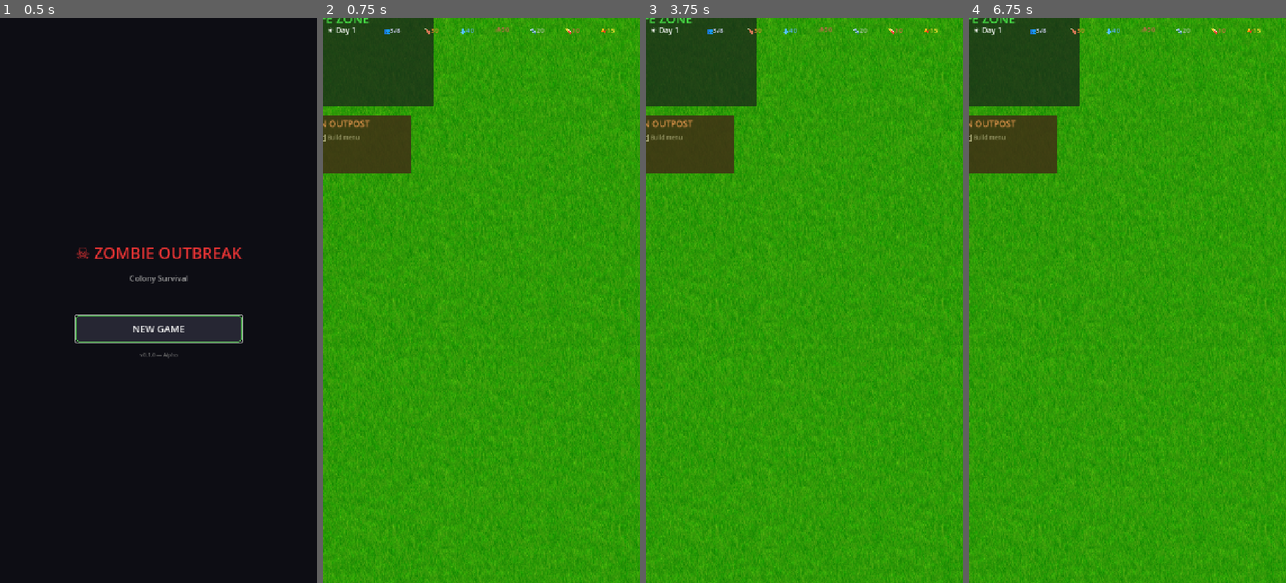
Above: before the commit, frames 1-4 (left to right).
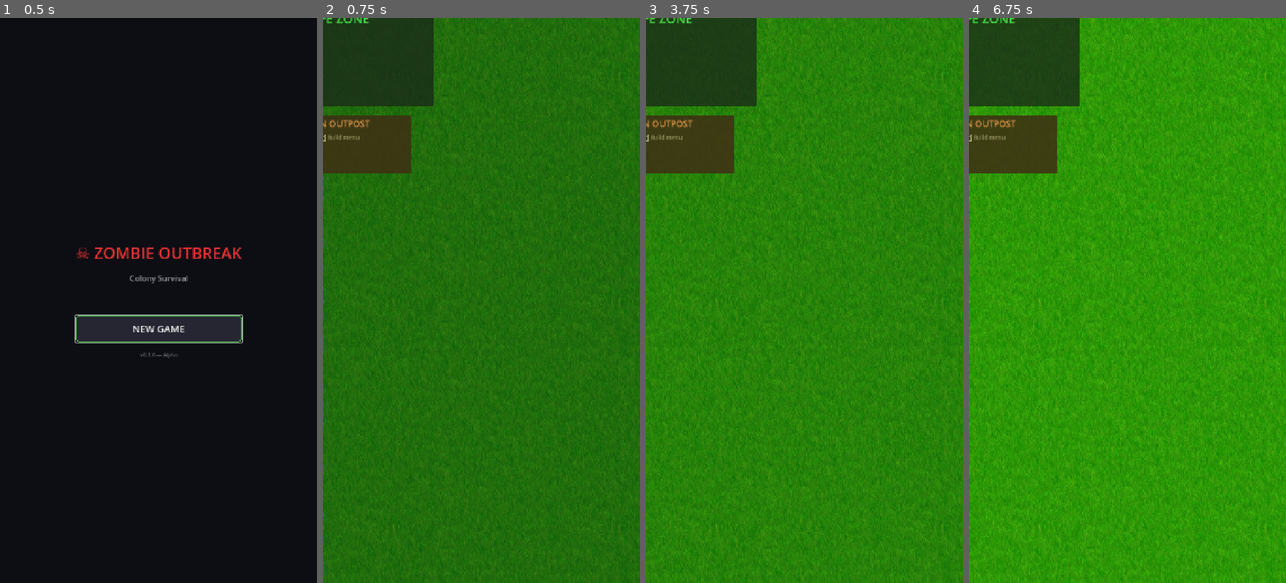
Above: after the commit, the same moments.

Repository: doyler34/zombie-outbreak
Game: Godot game, scene res://scenes/main_menu.tscn
Same seed, same stepped clock (60 frames per second), same inputs: the game is played once before the commit and once after it.
Inputs:
- Up to frame 1 (0.5 s): no input
- Up to frame 2 (0.75 s): click "NEW GAME" at 0.5 s
- Up to frame 3 (3.75 s): tap Enter at 1.25, 2.75 s; tap Space at 2, 3.5 s
- Up to frame 4 (6.75 s): tap Enter at 4.25 s; tap Space at 5 s

Frame 1 is identical in both runs. In frame 2, 92% of the frame differs, in the area x 0-100%, y 0-100%; in frame 3, 36%; in frame 4, 0.2%.
Error in both runs: Invalid assignment of property or key 'theme_override_font_sizes' with value of type 'Dictionary' on a base object of type 'Button'. (res://scripts/building_pa…

Commit message:
fix: full-screen grass, scrollable resource bar, larger touch targets
- Grass moved into CanvasLayer for proper viewport-filling on all devices
- Top bar now ScrollContainer with 18px font — scrolls horizontally on narrow screens
- Bottom buttons reduced to 120+100+115+95=430px total width, multiline text, 72px tall
- Building panel: added dimming background, larger rows (60px), 165px buttons
- Resource labels use VERTICAL_ALIGNMENT_CENTER for cleaner layout

Diff:
--- a/scenes/base_scene.tscn
+++ b/scenes/base_scene.tscn
@@ -10,7 +10,10 @@
 position = Vector2(360, 640)
 enabled = true
 
-[node name="GrassBackground" type="TextureRect" parent="."]
+[node name="BgCanvasLayer" type="CanvasLayer" parent="."]
+layer = -1
+
+[node name="GrassBackground" type="TextureRect" parent="BgCanvasLayer"]
 layout_mode = 1
 anchors_preset = 15
 anchor_right = 1.0
@@ -19,6 +22,14 @@
 expand_mode = 1
 stretch_mode = 2
 mouse_filter = 2
+
+[node name="DayNightOverlay" type="ColorRect" parent="BgCanvasLayer"]
+layout_mode = 1
+anchors_preset = 15
+anchor_right = 1.0
+anchor_bottom = 1.0
+mouse_filter = 2
+color = Color(0, 0, 0.1, 0)
 
 [node name="BaseZone" type="Area2D" parent="."]
 
@@ -100,90 +111,86 @@
 theme_override_font_sizes/font_size = 13
 theme_override_colors/font_color = Color(0.7, 0.7, 0.5, 0.8)
 
-[node name="DayNightOverlay" type="ColorRect" parent="."]
+[node name="UILayer" type="Control" parent="."]
 layout_mode = 1
 anchors_preset = 15
 anchor_right = 1.0
 anchor_bottom = 1.0
-mouse_filter = 2
-color = Color(0, 0, 0.1, 0)
-
-[node name="UILayer" type="Control" parent="."]
-layout_mode = 1
-anchors_preset = 15
-anchor_right = 1.0
-anchor_bottom = 1.0
-
-[node name="TopBar" type="HBoxContainer" parent="UILayer"]
+
+[node name="TopBar" type="ScrollContainer" parent="UILayer"]
 layout_mode = 1
 anchors_preset = 2
 anchor_top = 0.0
 anchor_right = 1.0
 anchor_bottom = 0.0
-offset_bottom = 55
-theme_override_constants/separation = 8
-
-[node name="TopBg" type="ColorRect" parent="UILayer/TopBar"]
-layout_mode = 0
-offset_right = 720
-offset_bottom = 55
+offset_bottom = 64
+horizontal_scroll_mode = 1
+vertical_scroll_mode = 0
+
+[node name="TopBarContent" type="HBoxContainer" parent="UILayer/TopBar"]
+layout_mode = 2
+theme_override_constants/separation = 10
+
+[node name="TopBg" type="ColorRect" parent="UILayer/TopBar/TopBarContent"]
+layout_mode = 2
+custom_minimum_size = Vector2(0, 60)
 color = Color(0.02, 0.02, 0.06, 0.92)
 mouse_filter = 2
 
-[node name="DayLabel" type="Label" parent="UILayer/TopBar"]
-layout_mode = 2
-custom_minimum_size = Vector2(120, 0)
+[node name="DayLabel" type="Label" parent="UILayer/TopBar/TopBarContent"]
+layout_mode = 2
+custom_minimum_size = Vector2(100, 0)
 text = "☀️ Day 1"
-theme_override_font_sizes/font_size = 17
-theme_override_colors/font_color = Color(1, 1, 1, 1)
-
-[node name="PopLabel" type="Label" parent="UILayer/TopBar"]
-layout_mode = 2
-custom_minimum_size = Vector2(85, 0)
+theme_override_font_sizes/font_size = 18
+theme_override_colors/font_color = Color(1, 1, 1, 1)
+
+[node name="PopLabel" type="Label" parent="UILayer/TopBar/TopBarContent"]
+layout_mode = 2
+custom_minimum_size = Vector2(80, 0)
 text = "👥0/4"
-theme_override_font_sizes/font_size = 15
+theme_override_font_sizes/font_size = 18
 theme_override_colors/font_color = Color(0.85, 0.85, 1, 1)
 
-[node name="FoodLabel" type="Label" parent="UILayer/TopBar"]
-layout_mode = 2
-custom_minimum_size = Vector2(72, 0)
+[node name="FoodLabel" type="Label" parent="UILayer/TopBar/TopBarContent"]
+layout_mode = 2
+custom_minimum_size = Vector2(60, 0)
 text = "🍗0"
-theme_override_font_sizes/font_size = 15
+theme_override_font_sizes/font_size = 18
 theme_override_colors/font_color = Color(0.95, 0.55, 0.2, 1)
 
-[node name="WaterLabel" type="Label" parent="UILayer/TopBar"]
-layout_mode = 2
-custom_minimum_size = Vector2(72, 0)
+[node name="WaterLabel" type="Label" parent="UILayer/TopBar/TopBarContent"]
+layout_mode = 2
+custom_minimum_size = Vector2(60, 0)
 text = "💧0"
-theme_override_font_sizes/font_size = 15
+theme_override_font_sizes/font_size = 18
 theme_override_colors/font_color = Color(0.35, 0.65, 1, 1)
 
-[node name="WoodLabel" type="Label" parent="UILayer/TopBar"]
-layout_mode = 2
-custom_minimum_size = Vector2(72, 0)
+[node name="WoodLabel" type="Label" parent="UILayer/TopBar/TopBarContent"]
+layout_mode = 2
+custom_minimum_size = Vector2(60, 0)
 text = "🪵0"
-theme_override_font_sizes/font_size = 15
+theme_override_font_sizes/font_size = 18
 theme_override_colors/font_color = Color(0.65, 0.45, 0.25, 1)
 
-[node name="MetalLabel" type="Label" parent="UILayer/TopBar"]
-layout_mode = 2
-custom_minimum_size = Vector2(72, 0)
+[node name="MetalLabel" type="Label" parent="UILayer/TopBar/TopBarContent"]
+layout_mode = 2
+custom_minimum_size = Vector2(60, 0)
 text = "🔩0"
-theme_override_font_sizes/font_size = 15
+theme_override_font_sizes/font_size = 18
 theme_override_colors/font_color = Color(0.75, 0.75, 0.75, 1)
 
-[node name="MedicineLabel" type="Label" parent="UILayer/TopBar"]
-layout_mode = 2
-custom_minimum_size = Vector2(72, 0)
+[node name="MedicineLabel" type="Label" parent="UILayer/TopBar/TopBarContent"]
+layout_mode = 2
+custom_minimum_size = Vector2(60, 0)
 text = "💊0"
-theme_override_font_sizes/font_size = 15
+theme_override_font_sizes/font_size = 18
 theme_override_colors/font_color = Color(1, 0.35, 0.35, 1)
 
-[node name="AmmoLabel" type="Label" parent="UILayer/TopBar"]
-layout_mode = 2
-custom_minimum_size = Vector2(72, 0)
+[node name="AmmoLabel" type="Label" parent="UILayer/TopBar/TopBarContent"]
+layout_mode = 2
+custom_minimum_size = Vector2(60, 0)
 text = "🔫0"
-theme_override_font_sizes/font_size = 15
+theme_override_font_sizes/font_size = 18
 theme_override_colors/font_color = Color(0.95, 0.85, 0.2, 1)
 
 [node name="BottomBar" type="HBoxContainer" parent="UILayer"]
@@ -195,41 +202,44 @@
 offset_top = -90
 offset_bottom = 0
 alignment = 1
-theme_override_constants/separation = 12
+theme_override_constants/separation = 8
 
 [node name="BottomBg" type="ColorRect" parent="UILayer/BottomBar"]
-layout_mode = 0
-offset_right = 720
-offset_bottom = 90
+layout_mode = 2
+custom_minimum_size = Vector2(0, 90)
 color = Color(0.08, 0.08, 0.15, 0.95)
 mouse_filter = 2
 
 [node name="BuildingsBtn" type="Button" parent="UILayer/BottomBar"]
 layout_mode = 2
-custom_minimum_size = Vector2(135, 68)
-text = "🏗️ Build"
-theme_override_font_sizes/font_size = 17
+custom_minimum_size = Vector2(120, 72)
+text = "🏗️
+Build"
+theme_override_font_sizes/font_size = 14
 theme_override_colors/font_color = Color(1, 1, 1, 1)
 
 [node name="SurvivorsBtn" type="Button" parent="UILayer/BottomBar"]
 layout_mode = 2
-custom_minimum_size = Vector2(135, 68)
-text = "👥 Crew"
-theme_override_font_sizes/font_size = 17
+custom_minimum_size = Vector2(100, 72)
+text = "👥
+Crew"
+theme_override_font_sizes/font_size = 14
 theme_override_colors/font_color = Color(1, 1, 1, 1)
 
 [node name="MissionBtn" type="Button" parent="UILayer/BottomBar"]
 layout_mode = 2
-custom_minimum_size = Vector2(135, 68)
-text = "🎯 Mission"
-theme_override_font_sizes/font_size = 17
+custom_minimum_size = Vector2(115, 72)
+text = "🎯
+Mission"
+theme_override_font_sizes/font_size = 14
 theme_override_colors/font_color = Color(1, 1, 1, 1)
 
 [node name="MenuBtn" type="Button" parent="UILayer/BottomBar"]
 layout_mode = 2
-custom_minimum_size = Vector2(110, 68)
-text = "⚙️ Menu"
-theme_override_font_sizes/font_size = 17
+custom_minimum_size = Vector2(95, 72)
+text = "⚙️
+Menu"
+theme_override_font_sizes/font_size = 14
 theme_override_colors/font_color = Color(1, 1, 1, 1)
 
 [node name="NotificationLabel" type="Label" parent="UILayer"]
--- a/scripts/base_scene.gd
+++ b/scripts/base_scene.gd
@@ -1,18 +1,18 @@
 # base_scene.gd - Main game scene controller (updated with panels)
 extends Node2D
 
-@onready var day_night_overlay: ColorRect = $DayNightOverlay
+@onready var day_night_overlay: ColorRect = $BgCanvasLayer/DayNightOverlay
 @onready var ui_layer: Control = $UILayer
-@onready var top_bar: HBoxContainer = $UILayer/TopBar
+@onready var top_bar: ScrollContainer = $UILayer/TopBar
 @onready var bottom_bar: HBoxContainer = $UILayer/BottomBar
-@onready var day_label: Label = $UILayer/TopBar/DayLabel
-@onready var food_label: Label = $UILayer/TopBar/FoodLabel
-@onready var water_label: Label = $UILayer/TopBar/WaterLabel
-@onready var wood_label: Label = $UILayer/TopBar/WoodLabel
-@onready var metal_label: Label = $UILayer/TopBar/MetalLabel
-@onready var med_label: Label = $UILayer/TopBar/MedicineLabel
-@onready var ammo_label: Label = $UILayer/TopBar/AmmoLabel
-@onready var pop_label: Label = $UILayer/TopBar/PopLabel
+@onready var day_label: Label = $UILayer/TopBar/TopBarContent/DayLabel
+@onready var food_label: Label = $UILayer/TopBar/TopBarContent/FoodLabel
+@onready var water_label: Label = $UILayer/TopBar/TopBarContent/WaterLabel
+@onready var wood_label: Label = $UILayer/TopBar/TopBarContent/WoodLabel
+@onready var metal_label: Label = $UILayer/TopBar/TopBarContent/MetalLabel
+@onready var med_label: Label = $UILayer/TopBar/TopBarContent/MedicineLabel
+@onready var ammo_label: Label = $UILayer/TopBar/TopBarContent/AmmoLabel
+@onready var pop_label: Label = $UILayer/TopBar/TopBarContent/PopLabel
 @onready var notification_label: Label = $UILayer/NotificationLabel
 @onready var notification_timer: Timer = $NotificationTimer
 
--- a/scripts/building_panel.gd
+++ b/scripts/building_panel.gd
@@ -37,8 +37,8 @@
 
 	for bld in buildings_data:
 		var row = HBoxContainer.new()
-		row.custom_minimum_size = Vector2(0, 50)
-		row.add_theme_constant_override("separation", 10)
+		row.custom_minimum_size = Vector2(0, 60)
+		row.add_theme_constant_override("separation", 12)
 
 		# Building name + current level
 		var current_level = GameState.buildings.get(bld.id, 0)
@@ -46,13 +46,14 @@
 		var is_broken = is_placed and current_level == 0
 		var name_label = Label.new()
 		if is_broken:
-			name_label.text = "%s (Broken)" % bld.name
+			name_label.text = "🏚️ %s (Broken)" % bld.name
 		else:
 			name_label.text = "%s (Lv %d)" % [bld.name, current_level]
-		name_label.custom_minimum_size = Vector2(200, 0)
+		name_label.custom_minimum_size = Vector2(180, 0)
 		name_label.label_settings = LabelSettings.new()
-		name_label.label_settings.font_size = 16
+		name_label.label_settings.font_size = 17
 		name_label.label_settings.font_color = Color(1, 1, 1, 1)
+		name_label.vertical_alignment = VERTICAL_ALIGNMENT_CENTER
 		row.add_child(name_label)
 
 		# Build/upgrade button
@@ -67,8 +68,8 @@
 			btn.text = "MAX"
 			btn.disabled = true
 
-		btn.custom_minimum_size = Vector2(150, 45)
-		btn.theme_override_font_sizes = {font_size = 14}
+		btn.custom_minimum_size = Vector2(165, 50)
+		btn.theme_override_font_sizes = {font_size = 16}
 		btn.pressed.connect(_on_build_pressed.bind(bld, current_level))
 		row.add_child(btn)
 
@@ -77,10 +78,11 @@
 		var costs = _get_cost_for_level(bld, current_level + 1)
 		var cost_text = _format_costs(costs)
 		cost_label.text = cost_text
-		cost_label.custom_minimum_size = Vector2(180, 0)
+		cost_label.custom_minimum_size = Vector2(160, 0)
 		cost_label.label_settings = LabelSettings.new()
-		cost_label.label_settings.font_size = 12
+		cost_label.label_settings.font_size = 14
 		cost_label.label_settings.font_color = Color(0.7, 0.7, 0.7, 1)
+		cost_label.vertical_alignment = VERTICAL_ALIGNMENT_CENTER
 		row.add_child(cost_label)
 
 		building_list.add_child(row)
--- a/ui/building_panel_ui.tscn
+++ b/ui/building_panel_ui.tscn
@@ -7,6 +7,15 @@
 anchor_right = 1.0
 anchor_bottom = 1.0
 script = ExtResource("1")
+mouse_filter = 1
+
+[node name="DimBg" type="ColorRect" parent="."]
+layout_mode = 1
+anchors_preset = 15
+anchor_right = 1.0
+anchor_bottom = 1.0
+color = Color(0, 0, 0, 0.65)
+mouse_filter = 2
 
 [node name="Panel" type="Panel" parent="."]
 layout_mode = 1
@@ -16,36 +25,38 @@
 anchor_right = 0.5
 anchor_bottom = 0.5
 offset_left = -320
-offset_top = -300
+offset_top = -380
 offset_right = 320
-offset_bottom = 350
+offset_bottom = 380
+mouse_filter = 1
 
 [node name="TitleLabel" type="Label" parent="Panel"]
 layout_mode = 1
 anchors_preset = 2
 anchor_right = 1.0
-offset_bottom = 40
+offset_bottom = 45
 text = "  BUILDINGS"
-theme_override_font_sizes/font_size = 22
+theme_override_font_sizes/font_size = 24
 theme_override_colors/font_color = Color(1, 0.85, 0.3, 1)
 
 [node name="CloseBtn" type="Button" parent="Panel"]
 layout_mode = 1
 anchor_left = 1.0
 anchor_right = 1.0
-offset_left = -50
-offset_bottom = 40
+offset_left = -55
+offset_bottom = 45
 text = "✕"
-theme_override_font_sizes/font_size = 20
+theme_override_font_sizes/font_size = 22
+custom_minimum_size = Vector2(55, 45)
 
 [node name="ScrollContainer" type="ScrollContainer" parent="Panel"]
 layout_mode = 1
 anchors_preset = 15
 anchor_right = 1.0
 anchor_bottom = 1.0
-offset_top = 45
+offset_top = 50
 offset_bottom = -10
 
 [node name="BuildingList" type="VBoxContainer" parent="Panel/ScrollContainer"]
 layout_mode = 2
-theme_override_constants/separation = 8
+theme_override_constants/separation = 10
